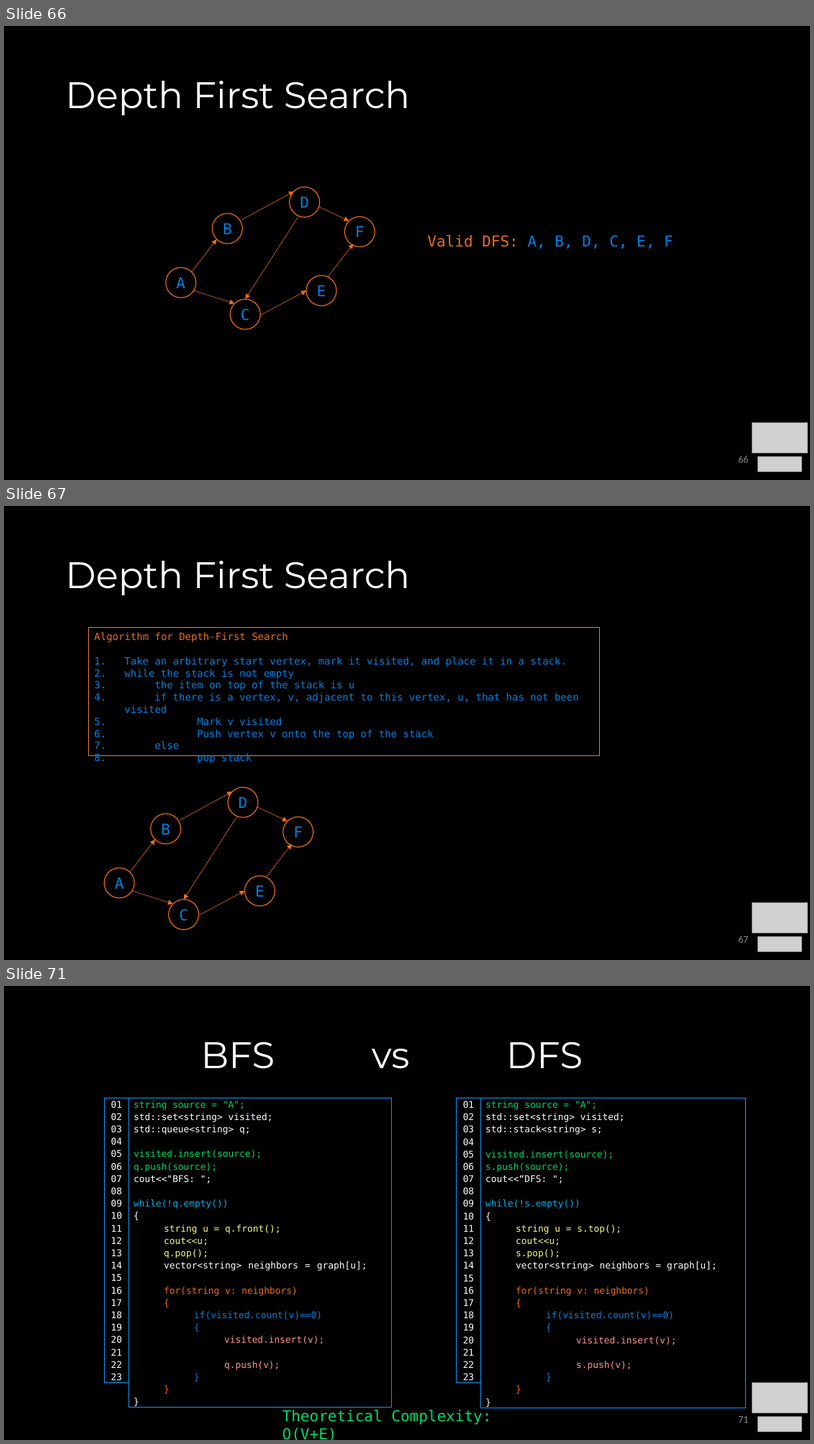
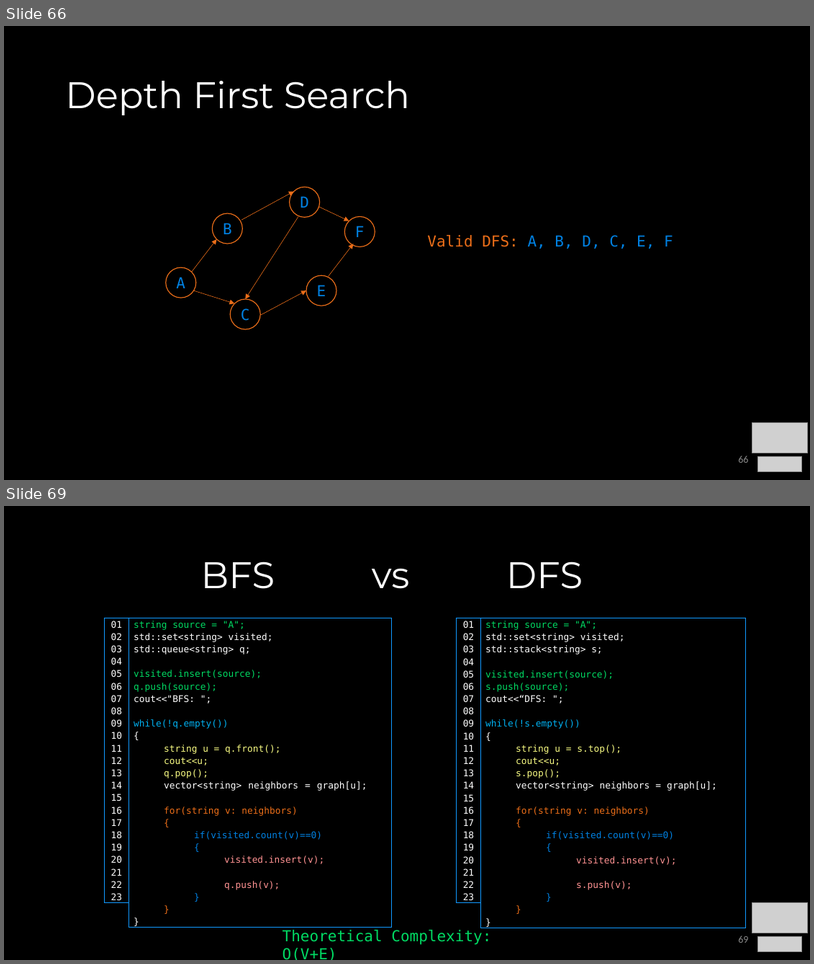
Before and after one commit to COP3530/Instructional-Content, a slide deck: Slides/Slides-PPT/8a - Graph Terminology and Implementation.pptx. Shown one above the other, each under a label of ours: slides 66, 67 and 71 before the commit, slides 66 and 69 after it; the slides between them are not shown. The pictures are 814x1444 and 814x964 pixels, drawn with LibreOffice and Linux fonts; fonts in the diff are those of the drawing; grey boxes stand for pictures. Boxes give left, top, right and bottom in pixels: in the first picture for what was removed or moved away, otherwise in the second. Text is boxed around its words. In the diff, an @@ line names an element or a change of style, - is before the commit and + after.

```diff
--- a/Slides/Slides-PPT/8a - Graph Terminology and Implementation.pptx
+++ b/Slides/Slides-PPT/8a - Graph Terminology and Implementation.pptx
@@ slide 67 removed at [4, 506, 810, 960], background #000000 @@
@@ title removed at [65, 561, 410, 595] @@
-Depth First Search
@@ rectangle removed at [89, 628, 600, 756] @@
-Algorithm for Depth-First Search
-1. Take an arbitrary start vertex, mark it visited, and place it in a stack.
-2. while the stack is not empty
-3. the item on top of the stack is u
-4. if there is a vertex, v, adjacent to this vertex, u, that has not been visited
-5. Mark v visited
-6. Push vertex v onto the top of the stack
-7. else
-8. pop stack
@@ group removed at [104, 788, 314, 929]: 7 arrows, 6 ellipses @@
-B
-A
-E
-F
-C
-D
@@ picture removed at [753, 902, 808, 933] @@
@@ page number removed at [738, 935, 748, 942] @@
-67
@@ picture removed at [759, 936, 802, 952] @@
@@ what was slide 71 is now slide 69 @@
@@ page number at [738, 935, 748, 942]: text changed @@
-71
+69
```
Also in this commit, not shown: 3 slides changed, 1 other slide removed, 1 other file.
